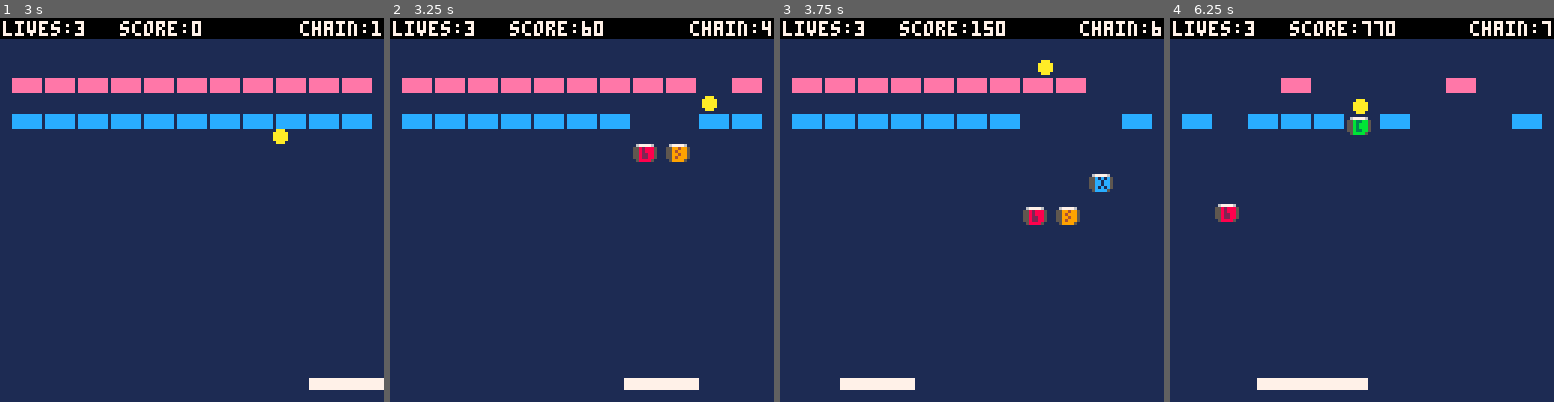
Above: before the commit, frames 1-4 (left to right).
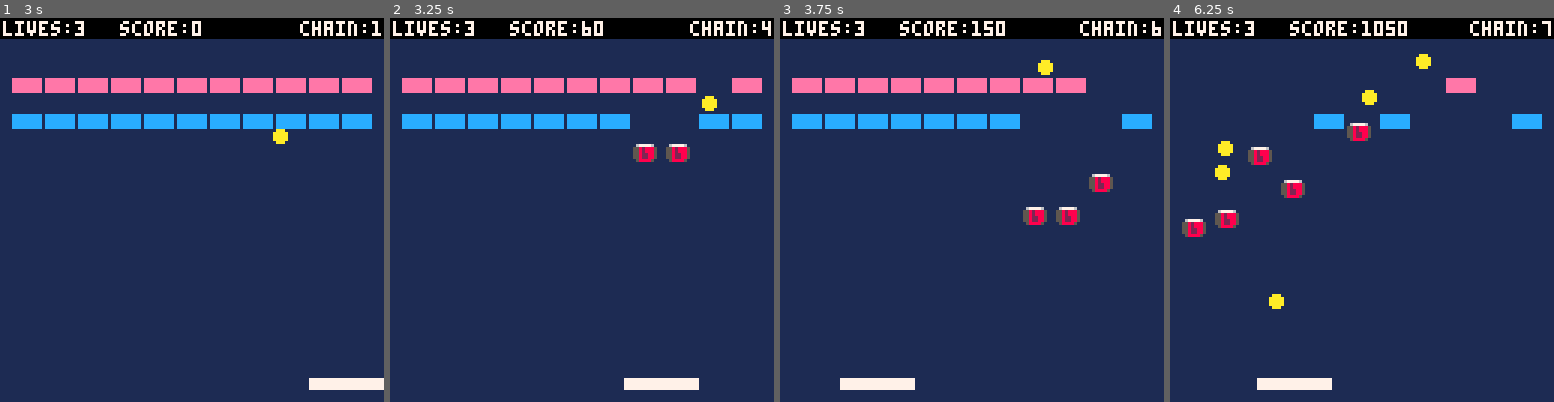
Above: after the commit, the same moments.

Repository: steka/lazydevs-pico8-breakout-hero
Game: PICO-8 cartridge hero1.p8
The game is run twice, just before and just after one commit, with the same random seed, the same clock (stepped at 60 frames per second) and the same inputs.
Inputs:
- Up to frame 1 (3 s): tap O (Z key) at 0.7, 1.7, 2.1, 2.5, 2.9 s; hold Right 1.6-2.1 s; hold Right from 2.47 s (still down)
- Up to frame 2 (3.25 s): release Right at 3.03 s; hold Left from 3.08 s (still down)
- Up to frame 3 (3.75 s): tap O (Z key) at 3.3, 3.7 s; release Left at 3.58 s
- Up to frame 4 (6.25 s): hold Right 4.02-4.68 s; tap O (Z key) every 0.4 s from 4.1 to 6.1 s; hold Left 5.08-5.68 s; hold Right from 6.08 s (still down)

Frame 1 is identical in both runs. In frame 2, 0.1% of the frame differs, in the area x 73-78%, y 33-38%; in frame 3, 0.3%; in frame 4, 3.8%, in the area x 3-68%, y 0-97%.

Commit message:
Breakout #30 - Multiball!
https://www.youtube.com/watch?v=KdPg_6TZFQM

Diff:
--- a/hero1.p8
+++ b/hero1.p8
@@ -2,8 +2,10 @@
 version 35
 __lua__
 --goals
--- 6. powerups
---     - multiball
+-- 6. multiball
+--    - sticky
+--    - maybe just 2 multball
+--    - split random ball
 
 -- 7. juicyness
 --     arrow anim
@@ -203,6 +205,16 @@
  return b
 end
 
+function copyball(ob)
+ b={}
+ b.x=ob.x
+ b.y=ob.y
+ b.dx=ob.dx
+ b.dy=ob.dy
+ b.ang=ob.ang
+ return b
+end
+
 function setang(bl,ang)
  bl.ang=ang
  if ang==2 then
@@ -215,6 +227,25 @@
   bl.dx=1*sign(bl.dx)
   bl.dy=1*sign(bl.dy)
  end
+end
+
+function multiball()
+ ball2 = copyball(ball[1])
+ ball3 = copyball(ball[1])
+
+ if ball[1].ang==0 then
+  setang(ball2,1)
+  setang(ball3,2)
+ elseif ball[1].ang==1 then
+  setang(ball2,0)
+  setang(ball3,2)
+ else
+  setang(ball2,0)
+  setang(ball3,1)
+ end
+
+ ball[#ball+1]=ball2
+ ball[#ball+1]=ball3
 end
 
 function sign(n)
@@ -428,11 +459,15 @@
   -- check if ball left screen
   if nexty > 127 then
    sfx(2)
-   lives-=1
-   if lives<0 then
-    gameover()
+   if #ball > 1 then
+    del(ball,myball)
    else
-    serveball()
+    lives-=1
+    if lives<0 then
+     gameover()
+    else
+     serveball()
+    end
    end
   end
 
@@ -469,6 +504,7 @@
   -- multiball
   powerup = 7
   powerup_t = 900
+  multiball()
  end
 end
 
@@ -521,7 +557,7 @@
  local _pill
 
  _t = flr(rnd(7))+1
- --_t = 6
+ _t = 7
 
  _pill={}
  _pill.x = _x
